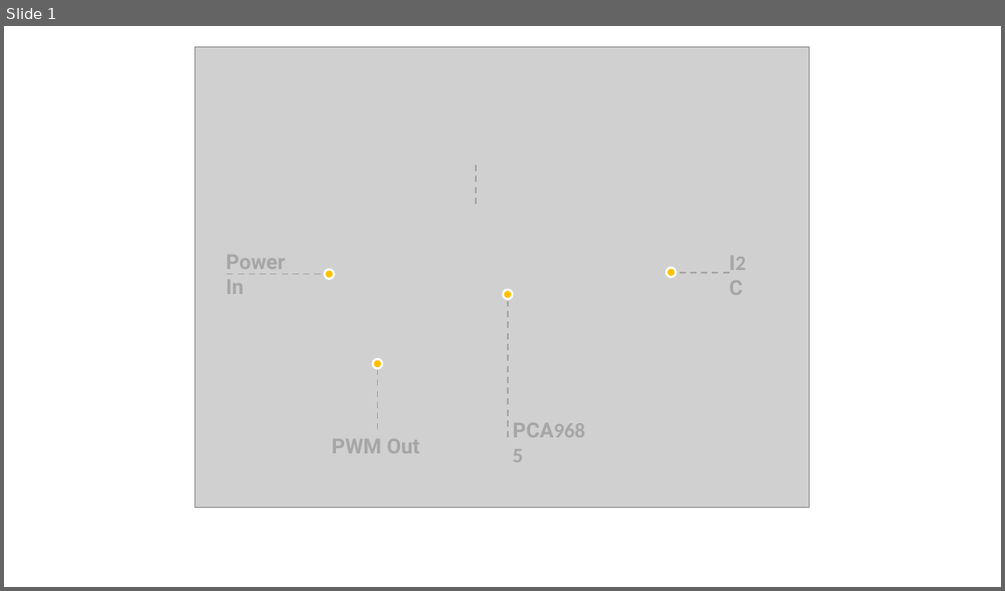
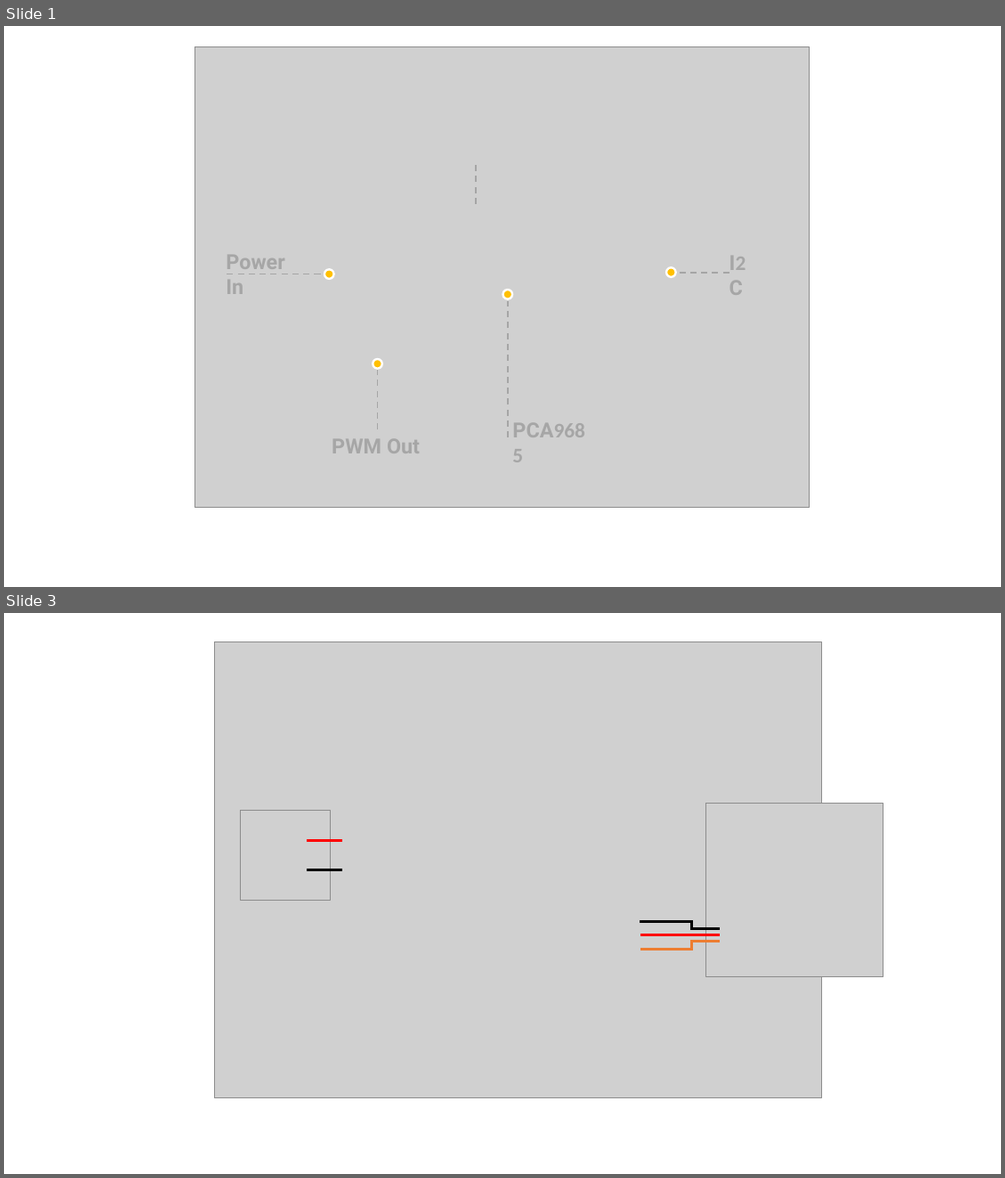
Before and after one commit to SeeedDocument/Grove-16-Channel_PWM_Driver-PCA9685, a slide deck: img/pin-out/pin_map.pptx. Shown one above the other, each under a label of ours: slide 1 before the commit, slides 1 and 3 after it; the slides between them are not shown. The pictures are 1005x591 and 1005x1178 pixels, drawn with LibreOffice and Linux fonts; fonts in the diff are those of the drawing; grey boxes stand for pictures. Boxes give left, top, right and bottom in pixels: in the first picture for what was removed or moved away, otherwise in the second. Text is boxed around its words. In the diff, an @@ line names an element or a change of style, - is before the commit and + after.

```diff
--- a/img/pin-out/pin_map.pptx
+++ b/img/pin-out/pin_map.pptx
@@ slide 3 added at (x1=4, y1=613, x2=1001, y2=1174), background #FFFFFF @@
@@ picture added at (x1=215, y1=642, x2=822, y2=1097) @@
@@ picture added at (x1=241, y1=811, x2=330, y2=900) @@
@@ picture added at (x1=705, y1=803, x2=882, y2=976) @@
@@ line added from (307, 840) to (342, 840), #FF0000 2.5 pt @@
@@ line added from (307, 870) to (342, 870), #000000 2.5 pt @@
@@ line added from (639, 921) to (693, 921), #000000 2.5 pt @@
@@ line added from (690, 929) to (720, 929), #000000 2.5 pt @@
@@ line added from (691, 921) to (691, 929), #000000 2.5 pt @@
@@ line added from (640, 934) to (720, 934), #FF0000 2.5 pt @@
@@ line added from (640, 949) to (693, 949), #ED7D31 2.5 pt @@
@@ line added from (690, 941) to (720, 941), #ED7D31 2.5 pt @@
@@ line added from (691, 941) to (691, 948), #ED7D31 2.5 pt @@
```
Also in this commit, not shown: 1 other slide added, 4 other files.
